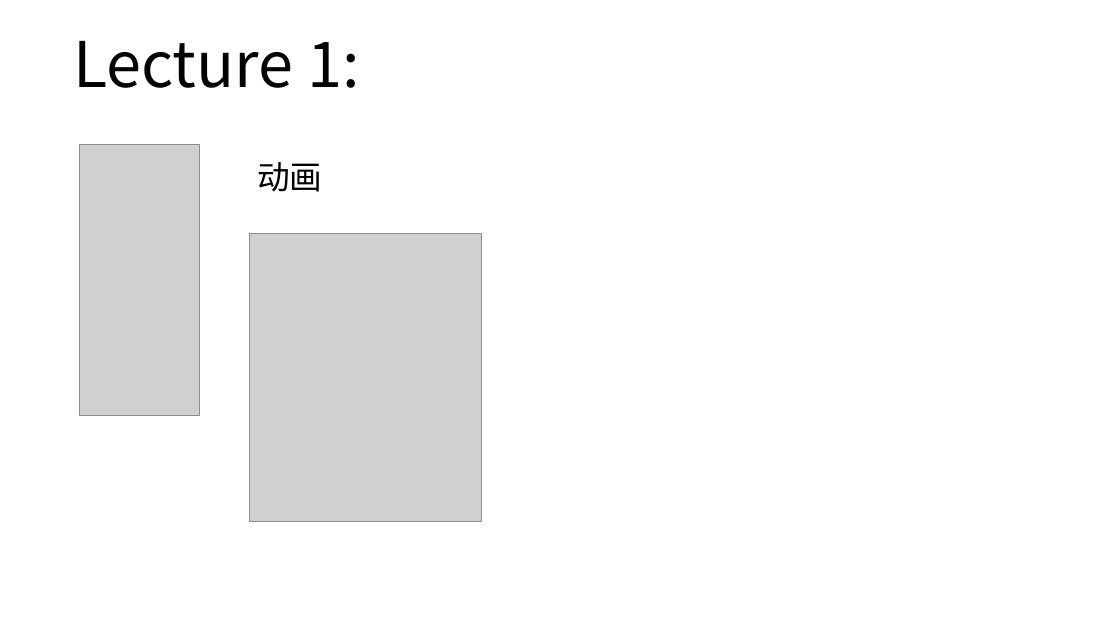
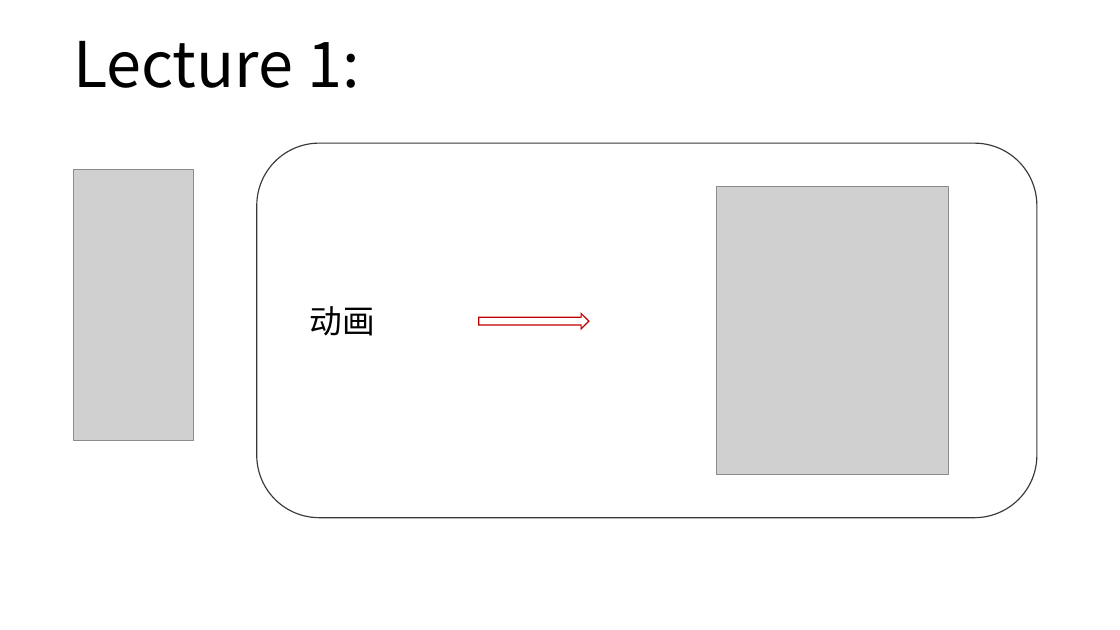
Before and after one commit to sunshaobin/graphical-course, a slide deck: slide 14 of courseware-materials/lecture1/graphical-course-lecture1.pptx. Drawn at 1120x630 pixels with LibreOffice and Linux fonts; fonts in the diff are those of the drawing; grey boxes stand for pictures. Boxes give left, top, right and bottom in pixels: in the first picture for what was removed or moved away, otherwise in the second. Text is boxed around its words. In the diff, an @@ line names an element or a change of style, - is before the commit and + after.

```diff
--- a/courseware-materials/lecture1/graphical-course-lecture1.pptx
+++ b/courseware-materials/lecture1/graphical-course-lecture1.pptx
@@ rounded rectangle added at (x1=257, y1=143, x2=1038, y2=518), fill #FFFFFF, outline #3B3838 1 pt @@
@@ picture moved from (x1=80, y1=145, x2=199, y2=415) to (x1=74, y1=170, x2=193, y2=440) @@
@@ picture moved from (x1=249, y1=234, x2=481, y2=521) to (x1=717, y1=187, x2=949, y2=474) @@
@@ text "动画" moved from (x1=257, y1=162, x2=322, y2=192) to (x1=309, y1=306, x2=374, y2=336) @@
@@ right arrow added at (x1=479, y1=313, x2=589, y2=329), fill #FFFFFF, outline #C00000 1 pt @@
```
Also in this commit, not shown: 15 other slides changed, 1 other file.
